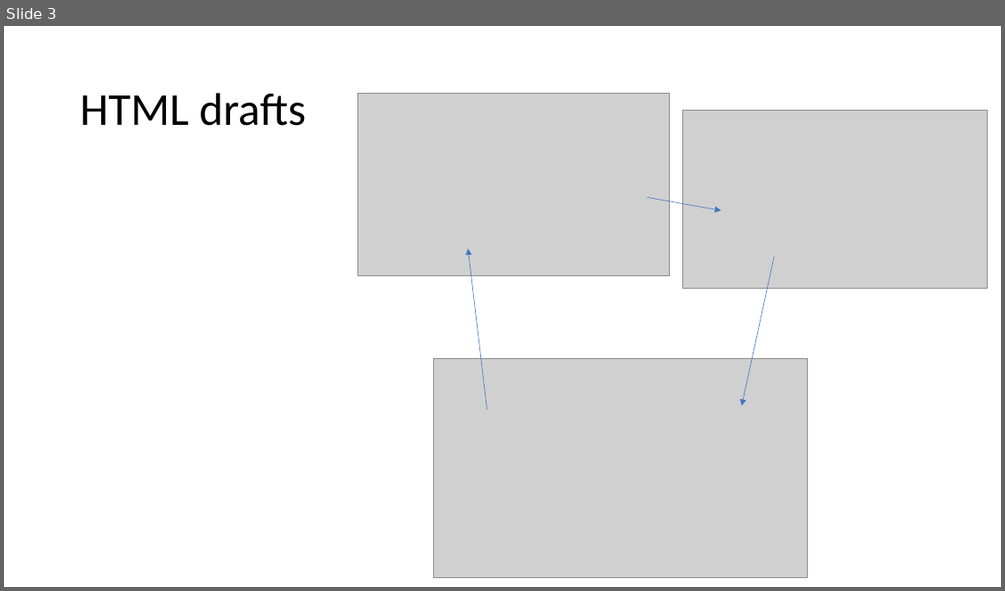
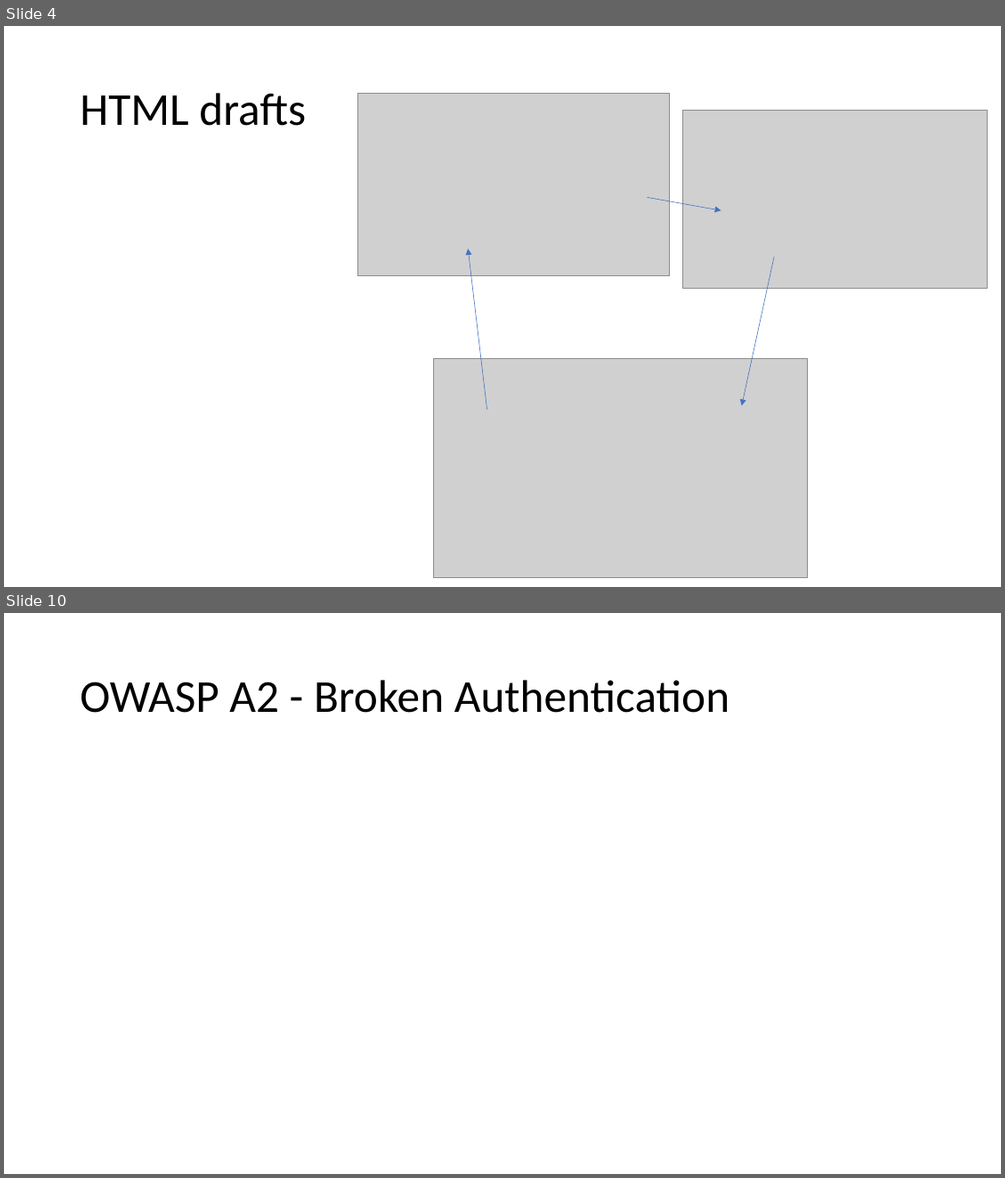
Before and after one commit to jkunnas58/dat250_netbank_fall_2020, a slide deck: Project_report_group_9.pptx. Shown one above the other, each under a label of ours: slide 3 before the commit, slides 4 and 10 after it; the slides between them are not shown. The pictures are 1005x591 and 1005x1178 pixels, drawn with LibreOffice and Linux fonts; fonts in the diff are those of the drawing; grey boxes stand for pictures. Boxes give left, top, right and bottom in pixels: in the first picture for what was removed or moved away, otherwise in the second. Text is boxed around its words. In the diff, an @@ line names an element or a change of style, - is before the commit and + after.

```diff
--- a/Project_report_group_9.pptx
+++ b/Project_report_group_9.pptx
@@ slide 10 added at (4, 613, 1001, 1174), background #FFFFFF @@
@@ title added at (80, 680, 729, 713), 44 pt, text #000000 @@
+OWASP A2 - Broken Authentication
@@ what was slide 3 is now slide 4 @@
```
Also in this commit, not shown: 3 slides changed, 16 other slides added, 1 other file.
